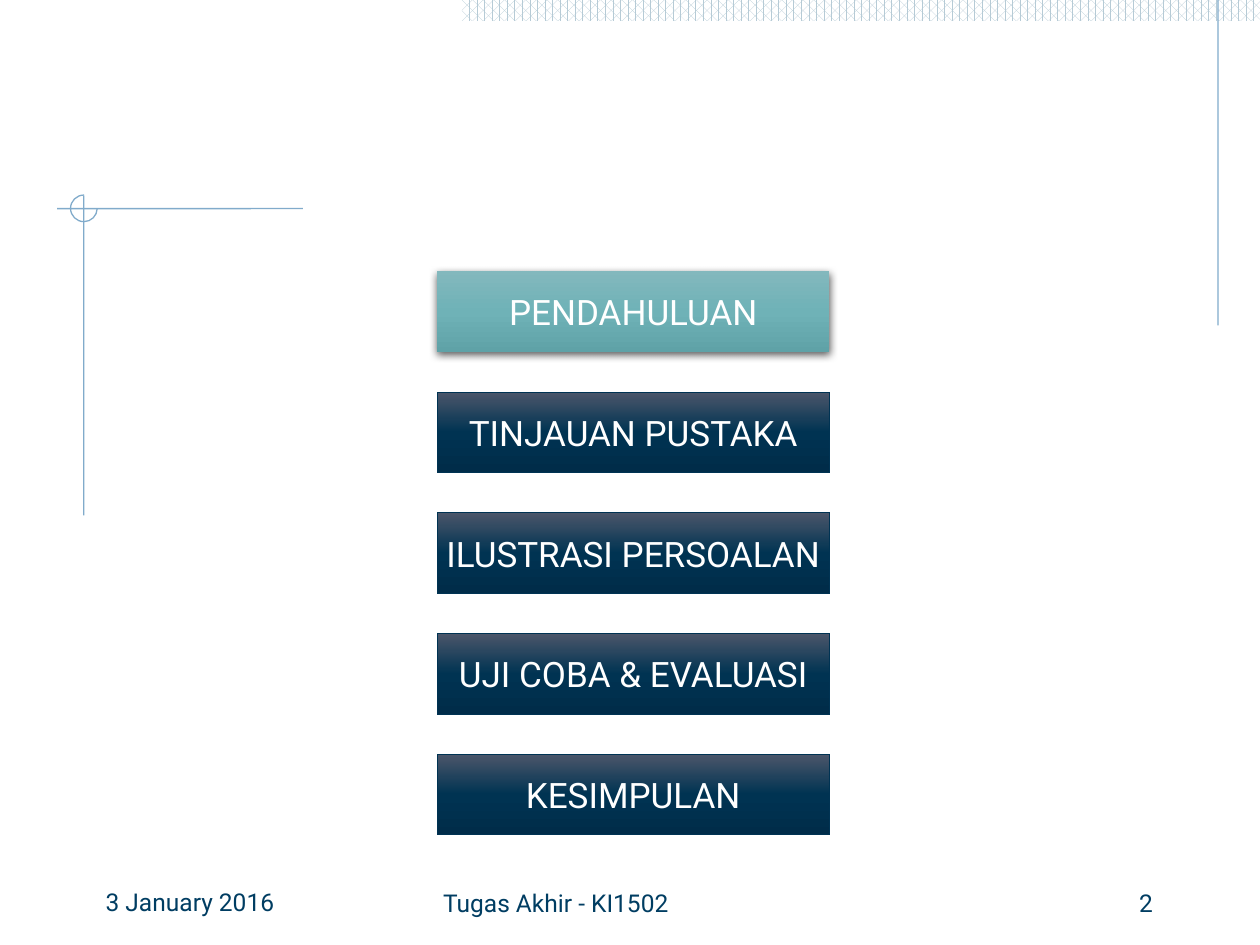
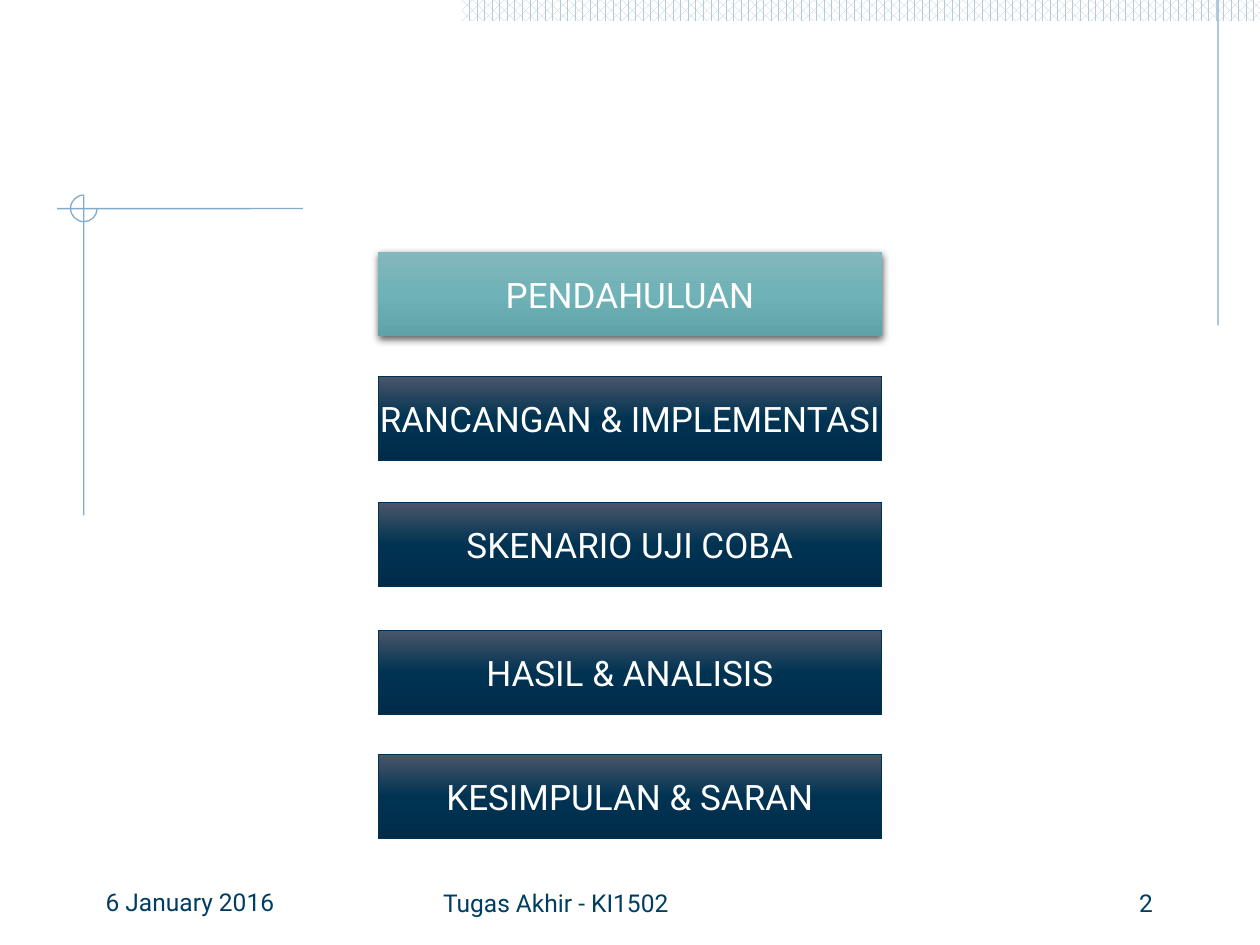
Before and after one commit to hamdimuzakkiy/bukuTA, a slide deck: slide 2 of 5112100091_Hamdi Ahmadi Muzakkiy.pptx. Drawn at 1260x945 pixels with LibreOffice and Linux fonts; fonts in the diff are those of the drawing; background and template pictures are left out. Boxes give left, top, right and bottom in pixels: in the first picture for what was removed or moved away, otherwise in the second. Text is boxed around its words. In the diff, an @@ line names an element or a change of style, - is before the commit and + after.

```diff
--- a/5112100091_Hamdi Ahmadi Muzakkiy.pptx
+++ b/5112100091_Hamdi Ahmadi Muzakkiy.pptx
@@ rectangle "PENDAHULUAN": place and size @@
-rectangle "PENDAHULUAN" at [437,271,829,352]
+rectangle "PENDAHULUAN" at [378,252,882,336]
@@ rectangle "RANCANGAN & IMPLEMENTASI": place and size @@
-rectangle "RANCANGAN & IMPLEMENTASI" at [437,392,829,472]
+rectangle "RANCANGAN & IMPLEMENTASI" at [378,377,882,461]
@@ text in rectangle at [380,406,880,433]: text changed @@
-TINJAUAN PUSTAKA
+RANCANGAN & IMPLEMENTASI
@@ rectangle "SKENARIO UJI COBA": place and size @@
-rectangle "SKENARIO UJI COBA" at [437,513,829,593]
+rectangle "SKENARIO UJI COBA" at [378,503,882,587]
@@ text in rectangle at [466,532,793,559]: text changed @@
-ILUSTRASI PERSOALAN
+SKENARIO UJI COBA
@@ rectangle "HASIL & ANALISIS": place and size @@
-rectangle "HASIL & ANALISIS" at [437,634,829,714]
+rectangle "HASIL & ANALISIS" at [378,630,882,714]
@@ text in rectangle at [486,660,773,687]: text changed @@
-UJI COBA & EVALUASI
+HASIL & ANALISIS
@@ rectangle "KESIMPULAN & SARAN": place and size @@
-rectangle "KESIMPULAN & SARAN" at [437,755,829,835]
+rectangle "KESIMPULAN & SARAN" at [378,755,882,839]
@@ text in rectangle at [446,784,813,811]: text changed @@
-KESIMPULAN
+KESIMPULAN & SARAN
@@ text at [106,893,274,917]: text changed @@
-3 January 2016
+6 January 2016
```
Also in this commit, not shown: 9 other slides changed, 3 slides added, 37 slides removed, 14 other files.
